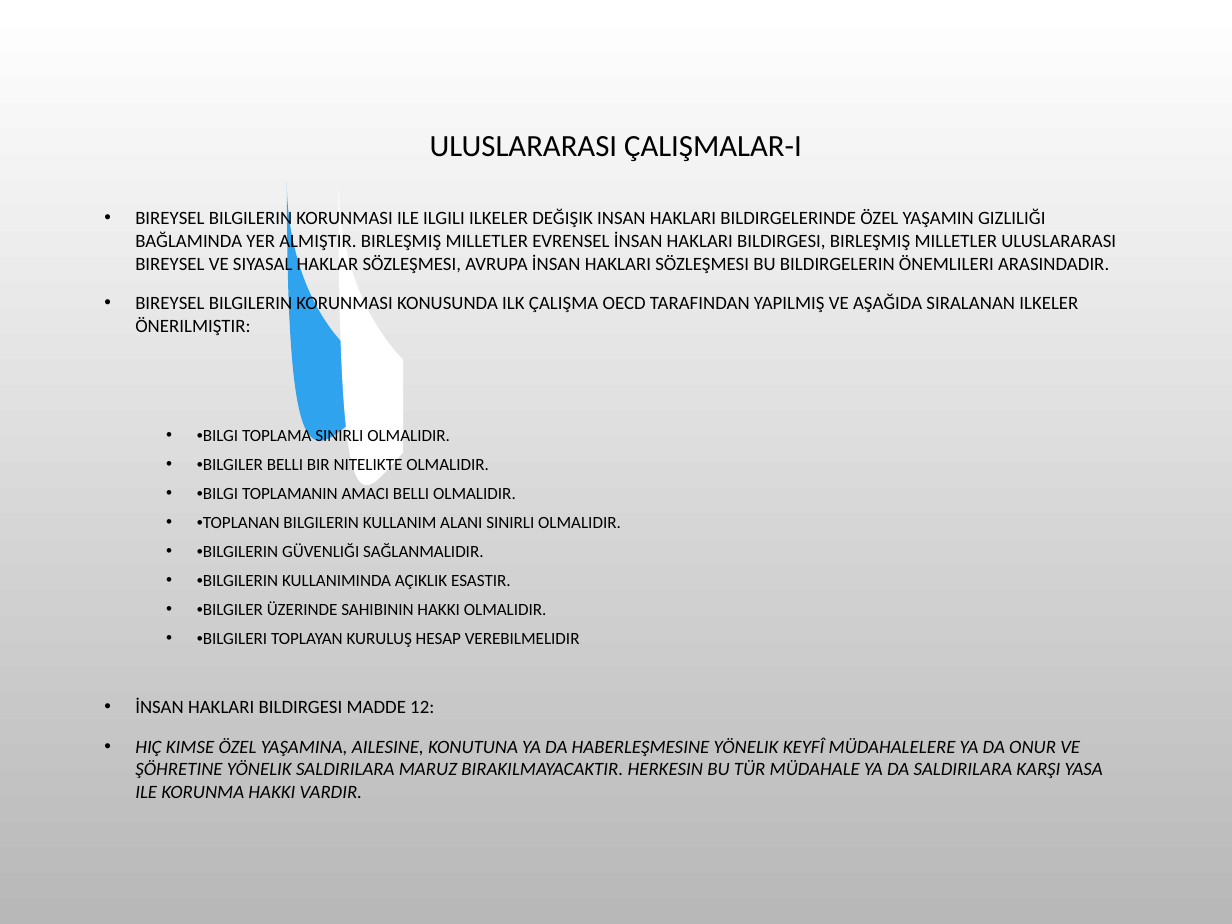
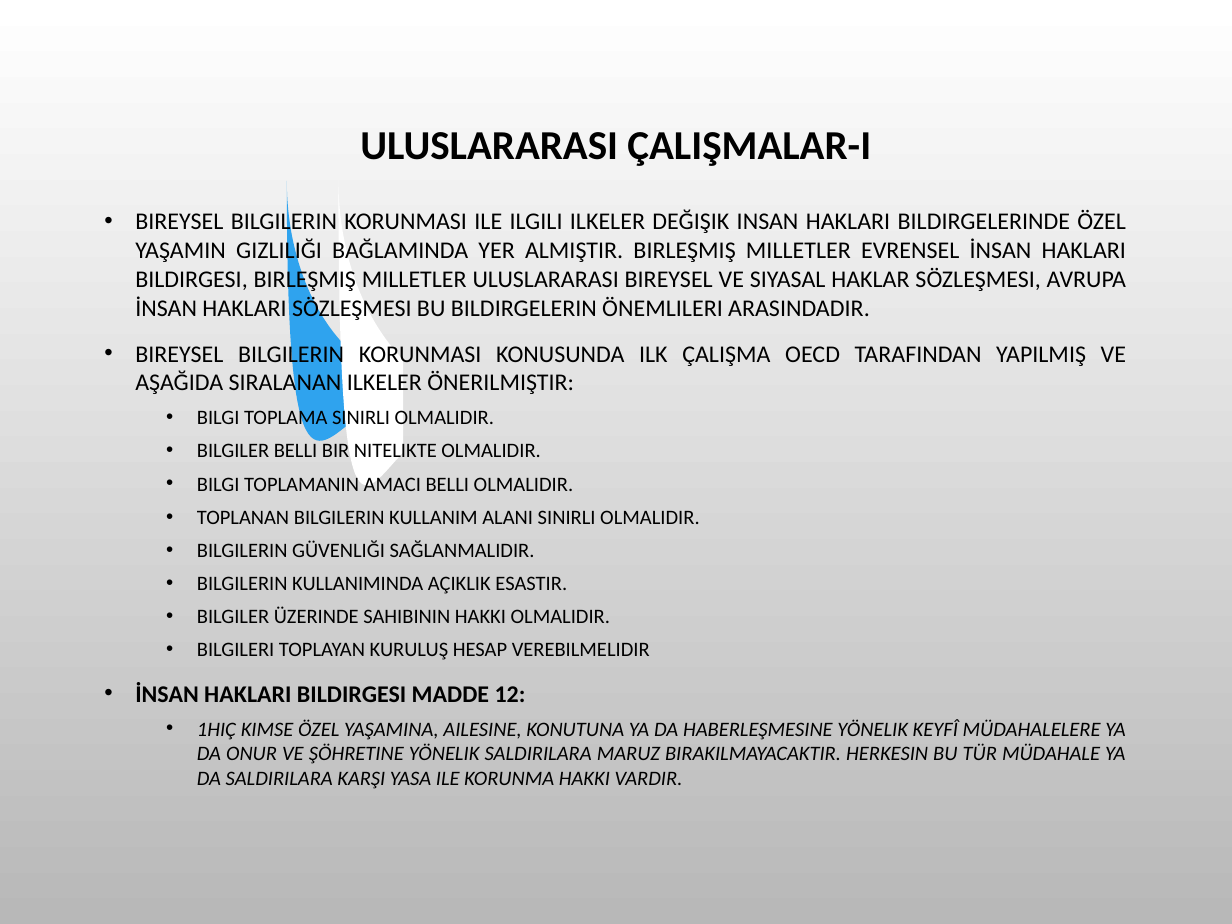
Before and after one commit to SevdanurGENC/20-21-Lecture-Notes, a slide deck: slide 18 of Bilişim Etiği ve Hukuku/4. Bolum - Meslek Etigi.ppt. Drawn at 1232x924 pixels with LibreOffice and Linux fonts; fonts in the diff are those of the drawing; background and template pictures are left out. Boxes give left, top, right and bottom in pixels: in the first picture for what was removed or moved away, otherwise in the second. Text is boxed around its words. In the diff, an @@ line names an element or a change of style, - is before the commit and + after.

```diff
--- a/Bilişim Etiği ve Hukuku/4. Bolum - Meslek Etigi.ppt
+++ b/Bilişim Etiği ve Hukuku/4. Bolum - Meslek Etigi.ppt
@@ title "ULUSLARARASI ÇALIŞMALAR-I" at (360, 132, 871, 166): size 18 to 24 pt, bold on @@
@@ text at (135, 209, 1126, 702): size 11 to 14 pt in "BIREYSEL BILGILERIN KORUNMASI ILE ILGILI ILKELER DEĞIŞIK ...", "BIREYSEL BILGILERIN KORUNMASI KONUSUNDA ILK ÇALIŞMA OECD ...", "İNSAN HAKLARI BILDIRGESI MADDE 12:"; bold on in "İNSAN HAKLARI BILDIRGESI MADDE 12:"; alignment left to justified @@
@@ text at (197, 407, 700, 660): text changed; size 10 to 12 pt @@
-  • •BILGI TOPLAMA SINIRLI OLMALIDIR.
-  • •BILGILER BELLI BIR NITELIKTE OLMALIDIR.
-  • •BILGI TOPLAMANIN AMACI BELLI OLMALIDIR.
-  • •TOPLANAN BILGILERIN KULLANIM ALANI SINIRLI OLMALIDIR.
-  • •BILGILERIN GÜVENLIĞI SAĞLANMALIDIR.
-  • •BILGILERIN KULLANIMINDA AÇIKLIK ESASTIR.
-  • •BILGILER ÜZERINDE SAHIBININ HAKKI OLMALIDIR.
-  • •BILGILERI TOPLAYAN KURULUŞ HESAP VEREBILMELIDIR
+  • BILGI TOPLAMA SINIRLI OLMALIDIR.
+  • BILGILER BELLI BIR NITELIKTE OLMALIDIR.
+  • BILGI TOPLAMANIN AMACI BELLI OLMALIDIR.
+  • TOPLANAN BILGILERIN KULLANIM ALANI SINIRLI OLMALIDIR.
+  • BILGILERIN GÜVENLIĞI SAĞLANMALIDIR.
+  • BILGILERIN KULLANIMINDA AÇIKLIK ESASTIR.
+  • BILGILER ÜZERINDE SAHIBININ HAKKI OLMALIDIR.
+  • BILGILERI TOPLAYAN KURULUŞ HESAP VEREBILMELIDIR
@@ text at (197, 719, 1125, 789): text changed; size 11 to 12 pt @@
-• HIÇ KIMSE ÖZEL YAŞAMINA, AILESINE, KONUTUNA YA DA HABERLEŞMESINE YÖNELIK KEYFÎ MÜDAHALELERE YA DA ONUR VE ŞÖHRETINE YÖNELIK SALDIRILARA MARUZ BIRAKILMAYACAKTIR. HERKESIN BU TÜR MÜDAHALE YA DA SALDIRILARA KARŞI YASA ILE KORUNMA HAKKI VARDIR.
+  • 1HIÇ KIMSE ÖZEL YAŞAMINA, AILESINE, KONUTUNA YA DA HABERLEŞMESINE YÖNELIK KEYFÎ MÜDAHALELERE YA DA ONUR VE ŞÖHRETINE YÖNELIK SALDIRILARA MARUZ BIRAKILMAYACAKTIR. HERKESIN BU TÜR MÜDAHALE YA DA SALDIRILARA KARŞI YASA ILE KORUNMA HAKKI VARDIR.
```
Also in this commit, not shown: 16 other slides changed, 3 other files.
